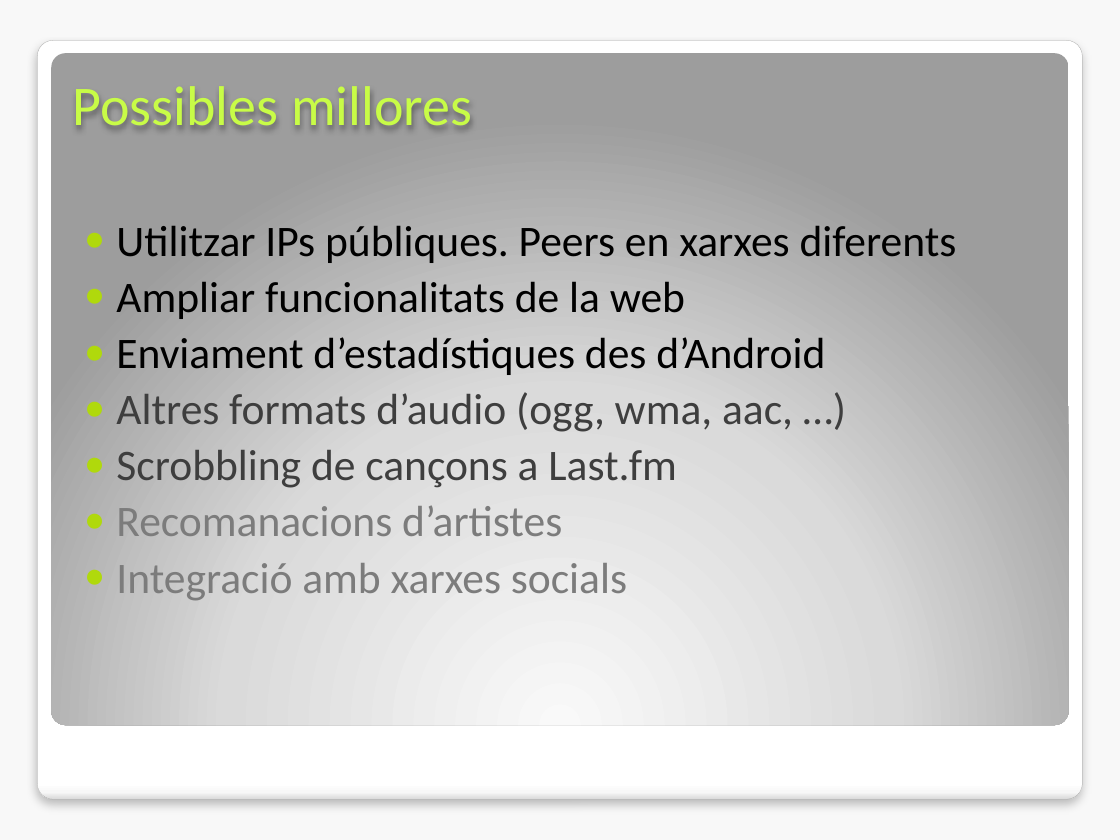
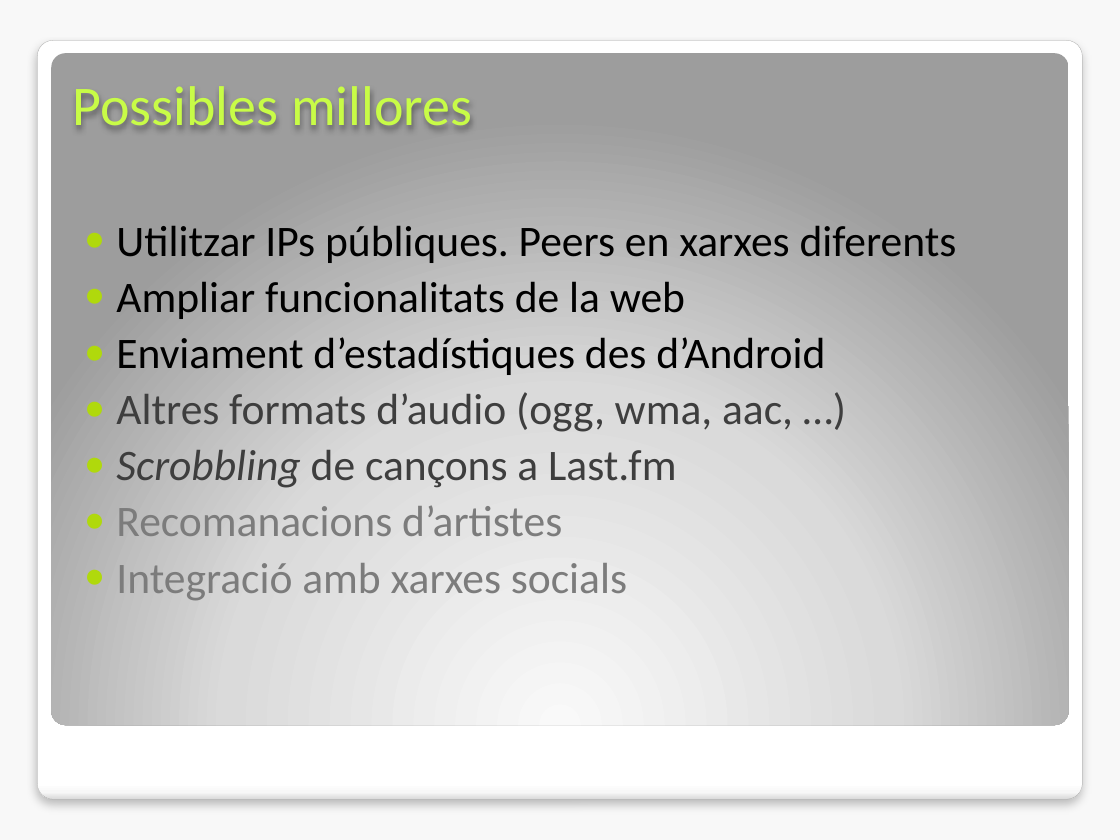
Before and after one commit to rxuriguera/pxc2, a slide deck: slide 13 of docs/presentacio final/Final.pptx (slide 11 before the commit). Drawn at 1120x840 pixels with LibreOffice and Linux fonts; fonts in the diff are those of the drawing; background and template pictures are left out. Boxes give left, top, right and bottom in pixels: in the first picture for what was removed or moved away, otherwise in the second. Text is boxed around its words. In the diff, an @@ line names an element or a change of style, - is before the commit and + after.

```diff
--- a/docs/presentacio final/Final.pptx
+++ b/docs/presentacio final/Final.pptx
@@ text at <box>116,449,676,488</box>: italic on in "Scrobbling" @@
```
Also in this commit, not shown: 5 other slides changed, 2 slides added, 9 other files.
